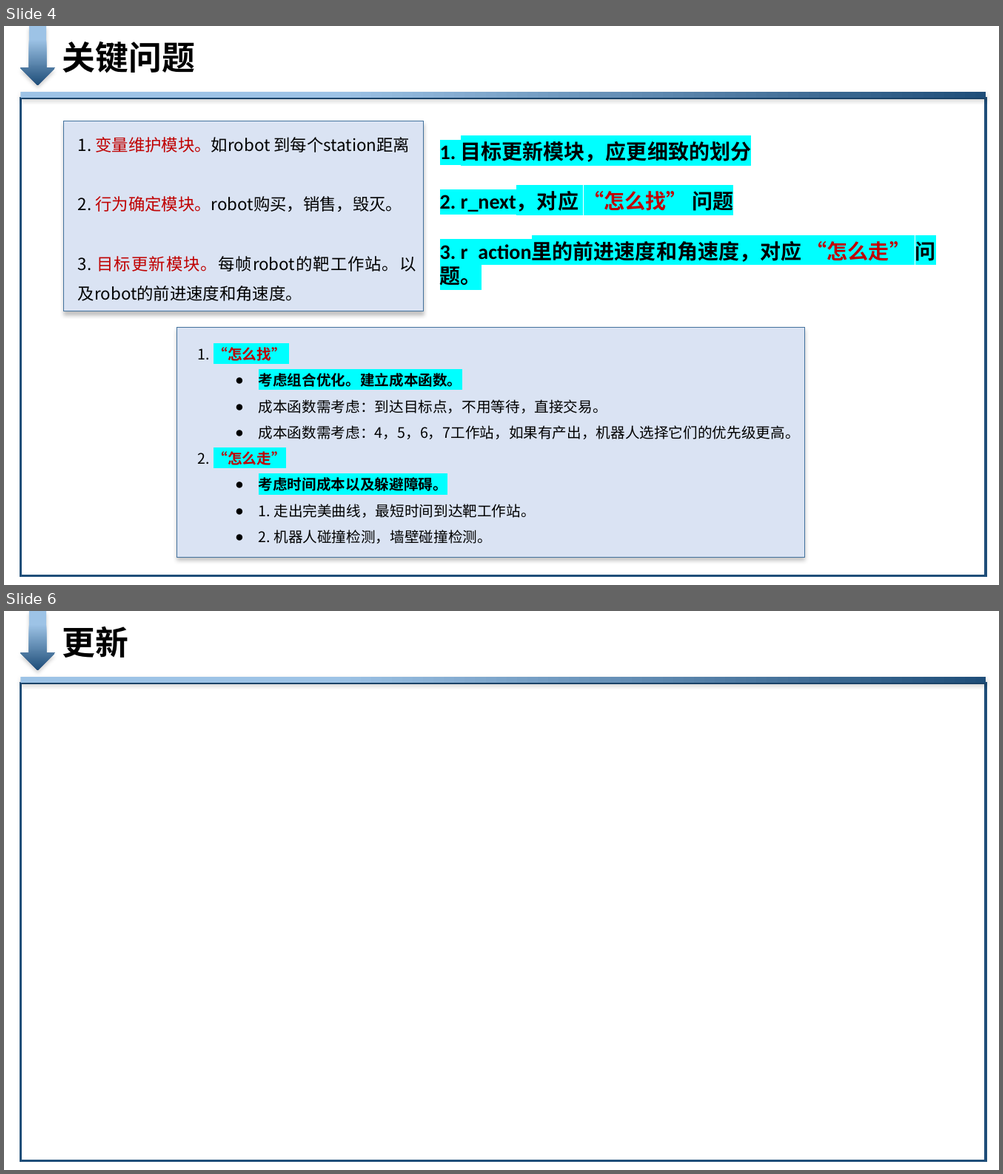
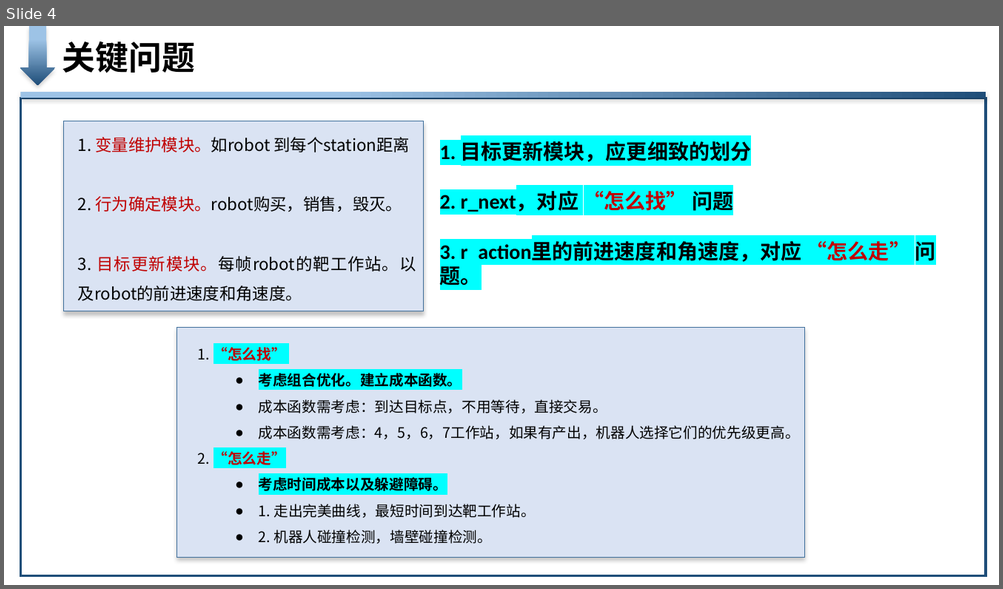
Before and after one commit to liuyishoua/robot_solution, a slide deck: 华为挑战赛-更新中-思路简图.pptx. Shown one above the other, each under a label of ours: slides 4 and 6 before the commit, slide 4 after it; the slides between them are not shown. The pictures are 1003x1174 and 1003x589 pixels, drawn with LibreOffice and Linux fonts; fonts in the diff are those of the drawing. Boxes give left, top, right and bottom in pixels: in the first picture for what was removed or moved away, otherwise in the second. Text is boxed around its words. In the diff, an @@ line names an element or a change of style, - is before the commit and + after.

```diff
--- a/华为挑战赛-更新中-思路简图.pptx
+++ b/华为挑战赛-更新中-思路简图.pptx
@@ slide 6 removed at (4,611,999,1170), background #FFFFFF @@
@@ down arrow removed at (20,611,55,670) @@
@@ text removed at (62,627,129,658) @@
-更新
@@ rectangle removed at (20,677,985,683) @@
@@ rectangle removed at (20,683,985,1162) @@
```
Also in this commit, not shown: 3 slides added, 1 other slide removed.
